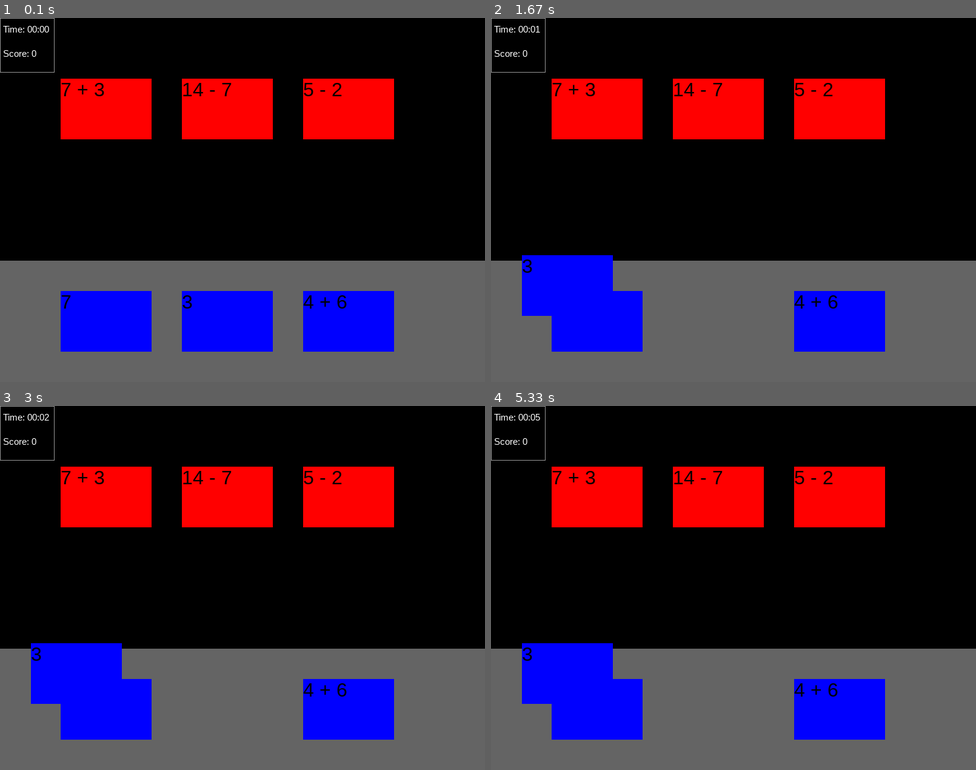
Above: before the commit, frames 1-4 (two rows, left to right).
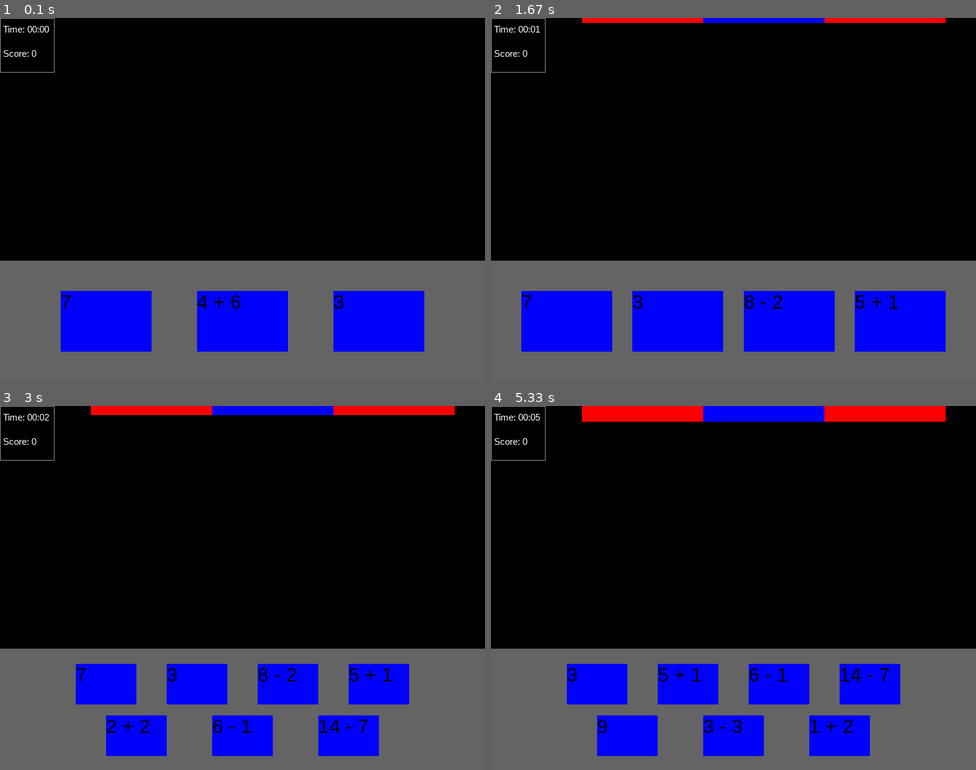
Above: after the commit, the same moments.

Repository: alexmeier2828/SoftwareEngineering
Game: pygame game, started from Prototype/main.py
Same seed, same stepped clock (60 frames per second), same inputs: the game is played once before the commit and once after it.
Inputs (mouse positions are in pixels of both pictures, inside the frame that each line leads up to):
- Up to frame 1 (0.1 s): no input
- Up to frame 2 (1.67 s): press the mouse at (733, 320) at 0.37 s; move the mouse to (655, 301) at 0.47 s; release the mouse at (583, 287) at 0.6 s; tap L at 0.67 s; tap A at 1, 1.33 s
- Up to frame 3 (3 s): tap A every 0.33 s from 1.67 to 2.67 s
- Up to frame 4 (5.33 s): tap L at 3.5 s; hold L 3.83-4.3 s; tap A at 4.33, 5.17 s; hold L 4.67-5.13 s

The runs differ from the first frame. In frame 1, 13% of the frame differs, in the area x 12-88%, y 16-92%; in frame 2, 21%; in frame 3, 22%; in frame 4, 24%, in the area x 6-94%, y 0-97%.

Commit message:
ok it mostly works?

Diff:
--- /dev/null
+++ b/Prototype/hand.py
@@ -0,0 +1,62 @@
+import pygame
+import copy
+
+one = [pygame.Rect(300, 450, 150, 100)]
+
+two = [pygame.Rect(200, 450, 150, 100), pygame.Rect(450, 450, 150, 100)]
+
+three = [pygame.Rect(100, 450, 150, 100), pygame.Rect(325, 450, 150, 100), pygame.Rect(550, 450, 150, 100)]
+
+four = [pygame.Rect(50, 450, 150, 100), pygame.Rect(233, 450, 150, 100), pygame.Rect(417, 450, 150, 100), pygame.Rect(600, 450, 150, 100)]
+
+five = [pygame.Rect(175, 425, 100, 67), pygame.Rect(350, 425, 100, 67), pygame.Rect(525, 425, 100, 67), pygame.Rect(250, 510, 100, 67), pygame.Rect(450, 510, 100, 67)]
+
+six = [pygame.Rect(175, 425, 100, 67), pygame.Rect(350, 425, 100, 67), pygame.Rect(525, 425, 100, 67), pygame.Rect(175, 510, 100, 67), pygame.Rect(350, 510, 100, 67), pygame.Rect(525, 510, 100, 67)]
+
+seven = [pygame.Rect(125, 425, 100, 67), pygame.Rect(275, 425, 100, 67), pygame.Rect(425, 425, 100, 67), pygame.Rect(575, 425, 100, 67), pygame.Rect(175, 510, 100, 67), pygame.Rect(350, 510, 100, 67), pygame.Rect(525, 510, 100, 67)]
+
+class Hand:
+    def __init__(self):
+        self.pieces = []
+        self.extras = []
+        self.overflow = False
+
+    def add(self, rect):
+        if len(self.pieces) < 7:
+            self.pieces.append(rect)
+        else:
+            self.extras.append(rect)
+        self.realign()
+
+    def remove(self, n):
+        self.pieces.pop(n)
+        if len(self.pieces) < 7 and len(self.extras) > 0:
+            self.pieces.append(self.extras.pop(0))
+        self.realign()
+
+    def realign(self):
+        rectangles = []
+        if len(self.pieces) == 1:
+            self.overflow = False
+            rectangles = one
+        elif len(self.pieces) == 2:
+            self.overflow = False
+            rectangles = two
+        elif len(self.pieces) == 3:
+            self.overflow = False
+            rectangles = three
+        elif len(self.pieces) == 4:
+            self.overflow = False
+            rectangles = four
+        elif len(self.pieces) == 5:
+            self.overflow = False
+            rectangles = five
+        elif len(self.pieces) == 6:
+            self.overflow = False
+            rectangles = six
+        elif len(self.pieces) >= 7:
+            rectangles = seven
+            self.overflow = True
+
+        for i in range(0, len(rectangles)):
+            self.pieces[i].rect = copy.deepcopy(rectangles[i])
--- a/Prototype/main.py
+++ b/Prototype/main.py
@@ -2,10 +2,13 @@
 
 import pygame
 import time
+from playfield import PlayField
+from hand import Hand
 from rectangle import EquationRect, new_easy_rectangle_pair
 from menu import Menu
 from style import Colors
 from util import shuffle
+from random import randint
 from scoreKeeper import ScoreKeeper
 
 BLACK = (  0,   0,   0)
@@ -28,6 +31,8 @@
 startTime = time.time() #start timer
 elapsedTime = time.time() - startTime
 
+game_finished = False;
+
 def drawScoreAndTime():
     global elapsedTime #this is not ideal but it works until we have a class to put everything in.
     score_rect = pygame.Rect(0, 0, 90, 90)
@@ -42,94 +47,100 @@
     screen.blit(font.render("Time: " + timeString, True, Colors.WHITE), (score_rect.x + 5, score_rect.y + 10))
     screen.blit(font.render("Score: " +str(scoreKeeper.score), True, Colors.WHITE), (score_rect.x + 5, score_rect.y + 50))
 
-buckets = [pygame.Rect(100, 100, 150, 100), pygame.Rect(300, 100, 150, 100), pygame.Rect(500, 100, 150, 100)]
-answers = [pygame.Rect(100, 450, 150, 100), pygame.Rect(300, 450, 150, 100), pygame.Rect(500, 450, 150, 100)]
-shuffle(buckets)
-shuffle(answers)
+def run():
+    selected = None
 
-print(buckets)
+    playfield = PlayField()
+    hand = Hand()
 
-rects = []
 
-for i in range(0, len(buckets)):
-    new_pair = new_easy_rectangle_pair(buckets[i], answers[i])
-    rects.append(new_pair[0])
-    rects.append(new_pair[1])
+    clock = pygame.time.Clock()
+    is_running = True
+    show_menu = False
 
-selected = None
 
-clock = pygame.time.Clock()
-is_running = True
-show_menu = False
-game_finished = False;
-
-while is_running:
-
-    #event handling
-    for event in pygame.event.get():
-        if event.type == pygame.QUIT:
-            is_running = False
-
-        elif event.type == pygame.KEYDOWN:
-            if event.key == pygame.K_ESCAPE:
+    while is_running:
+        playfield.advance(hand)
+        #event handling
+        for event in pygame.event.get():
+            if event.type == pygame.QUIT:
                 is_running = False
 
-        elif event.type == pygame.MOUSEBUTTONDOWN:
-            if event.button == 1:
+            elif event.type == pygame.KEYDOWN:
+                if event.key == pygame.K_ESCAPE:
+                    is_running = False
+                if event.key == pygame.K_a:
+                    a,b = new_easy_rectangle_pair(pygame.Rect(100, 100, 100, 100), pygame.Rect(100, 100, 100, 100))
+                    hand.add(b)
+                if event.key == pygame.K_l:
+                    to_remove = randint(0, len(hand.pieces) - 1)
+                    hand.remove(to_remove)
 
-                #catch event for dificulty selection
-                if show_menu and Menu.easy.rect.collidepoint(event.pos):
-                    show_menu = False
-                if show_menu and Menu.hard.rect.collidepoint(event.pos):
-                    show_menu = False
+            elif event.type == pygame.MOUSEBUTTONDOWN:
+                if event.button == 1:
 
-                for i, r in enumerate(rects):
-                    grabbable = r.grabbable
-                    r = r.rect
-                    if r.collidepoint(event.pos) and grabbable and not show_menu:
-                        selected = i
-                        selected_offset_x = r.x - event.pos[0]
-                        selected_offset_y = r.y - event.pos[1]
+                    #catch event for dificulty selection
+                    if show_menu and Menu.easy.rect.collidepoint(event.pos):
+                        show_menu = False
+                    if show_menu and Menu.hard.rect.collidepoint(event.pos):
+                        show_menu = False
 
-        elif event.type == pygame.MOUSEBUTTONUP:
-            if event.button == 1:
-                if selected is not None:
-                    for r in rects:
-                        if r.rect.colliderect(rects[selected].rect) and r is not rects[selected] and rects[selected].value == r.value:
-                            del rects[selected]
-                            rects.remove(r)
-                            scoreKeeper.increment(10) #increment score by 10
-                            break
-                        else:
-                            scoreKeeper.endCombo()
-                    selected = None
+                    for i, r in enumerate(hand.pieces):
+                        grabbable = r.grabbable
+                        r = r.rect
+                        if r.collidepoint(event.pos) and grabbable and not show_menu:
+                            selected = i
+                            selected_offset_x = r.x - event.pos[0]
+                            selected_offset_y = r.y - event.pos[1]
 
-        elif event.type == pygame.MOUSEMOTION:
-            if selected is not None: # selected can be `0` so `is not None` is required
-                # move object
-                rects[selected].rect.x = event.pos[0] + selected_offset_x
-                rects[selected].rect.y = event.pos[1] + selected_offset_y
+            elif event.type == pygame.MOUSEBUTTONUP:
+                if event.button == 1:
+                    if selected is not None:
+                        buckets = playfield.buckets()
+                        print("buckets:", buckets)
+                        for i in range(0, len(buckets)):
+                            print("checking ", i)
+                            if buckets[i].rect.colliderect(hand.pieces[selected].rect) and buckets[i].value == hand.pieces[selected].value:
+                                print("MATCH!!!! i = ", i)
+                                playfield.remove(i)
+                                hand.remove(selected)
+                                scoreKeeper.increment(10) #increment score by 10
+                            else:
+                                scoreKeeper.endCombo()
+                        selected = None
+                        hand.realign()
 
-    #keep track of game state here
-    if len(rects) == 0:
-        game_finished = True
+            elif event.type == pygame.MOUSEMOTION:
+                if selected is not None: # selected can be `0` so `is not None` is required
+                    # move object
+                    hand.pieces[selected].rect.x = event.pos[0] + selected_offset_x
+                    hand.pieces[selected].rect.y = event.pos[1] + selected_offset_y
 
-    #draw graphics
-    screen.fill(BLACK)
-    hand = pygame.Rect(0, 400, 800, 200)
-    pygame.draw.rect(screen, (100, 100, 100), hand)
+        #keep track of game state here
+        # if len(rects) == 0:
+        #    game_finished = True
 
-    drawScoreAndTime()
-    if game_finished:
-        font = pygame.font.SysFont('Arial', 40)
-        screen.blit(font.render("You Win!", True, Colors.WHITE), (300, 150))
-    else:
-        for r in rects:
-            r.draw_on(screen)
-        if show_menu:
-            Menu.draw(screen)
-    pygame.display.update()
+        #draw graphics
+        screen.fill(BLACK)
+        hand_area = pygame.Rect(0, 400, 800, 200)
+        pygame.draw.rect(screen, (100, 100, 100), hand_area)
 
-    clock.tick(25)
+        drawScoreAndTime()
+        if game_finished:
+            font = pygame.font.SysFont('Arial', 40)
+            screen.blit(font.render("You Win!", True, Colors.WHITE), (300, 150))
+        else:
+            for r in playfield.buckets():
+                r.draw_on(screen)
+            for r in hand.pieces:
+                r.draw_on(screen)
+            if show_menu:
+                Menu.draw(screen)
+        pygame.display.update()
 
-pygame.quit()
+        clock.tick(25)
+
+    pygame.quit()
+
+if __name__ == '__main__':
+    run()
--- a/Prototype/playfield.py
+++ b/Prototype/playfield.py
@@ -2,6 +2,7 @@
 from rectangle import new_easy_rectangle_pair
 from random import randint
 
+HAND_REC = pygame.Rect(100, 100, 100, 100)
 COL_WIDTH = 200
 COL_1_X = 150
 COL_2_X = 350
@@ -10,6 +11,8 @@
 
 class PlayField:
     def __init__(self):
+        self.progress = 0
+        self.speed = .25
         self.c1 = []
         self.c2 = []
         self.c3 = []
@@ -17,16 +20,16 @@
     def remove(self, n):
         removed = None
 
-        if n > len(self.c1):
+        if n >= len(self.c1):
             n -= len(self.c1)
         else:
             removed = self.c1.pop(n)
             delta_y = removed.rect.height
             for i in range(n, len(self.c1)):
-                self.c1[i].y -= delta_y
+                self.c1[i].rect.y -= delta_y
             return 0
 
-        if n > len(self.c2):
+        if n >= len(self.c2):
             n -= len(self.c2)
         else:
             removed = self.c2.pop(n)
@@ -42,30 +45,46 @@
         return 0
 
     def buckets(self):
-        l = []
-        l.append(self.c1)
-        l.append(self.c2)
-        l.append(self.c3)
-        return l
+        return self.c1 + self.c2 + self.c3
 
     def advance(self, hand):
-        for b in self.c1:
-            b.rect.y += 1
-        for b in self.c2:
-            b.rect.y += 1
-        for b in self.c3:
-            b.rect.y += 1
-        if self.c1[0].rect.y > 0:
-            h = randint(25, 100)
-            b, p = new_easy_rectangle_pair(pygame.Rect(COL_1_X, self.c1[0].rect.y - h, COL_WIDTH, h), )
+        self.progress += self.speed
+        if self.progress > 1:
+            self.progress = 0
+            for b in self.c1:
+                b.rect.y += 1
+            for b in self.c2:
+                b.rect.y += 1
+            for b in self.c3:
+                b.rect.y += 1
 
-
-class Hand:
-    def __init__(self):
-        self.pieces = []
-
-    def add(self, rect):
-        self.pieces.append(rect)
-
-    def advance(self):
-        pass
+        if len(self.c1) < 1:
+            h = 100
+            b, p = new_easy_rectangle_pair(pygame.Rect(COL_1_X, -h, COL_WIDTH, h), HAND_REC)
+            self.c1.append(b)
+            hand.add(p)
+        if self.c1[0].rect.y > 0.0:
+            h = 100
+            b, p = new_easy_rectangle_pair(pygame.Rect(COL_1_X, self.c1[0].rect.y - h, COL_WIDTH, h), HAND_REC)
+            self.c1.insert(0, b)
+            hand.add(p)
+        if len(self.c2) < 1:
+            h = 100
+            b, p = new_easy_rectangle_pair(pygame.Rect(COL_2_X, -h, COL_WIDTH, h), HAND_REC)
+            self.c2.append(b)
+            hand.add(p)
+        if self.c2[0].rect.y > 0.0:
+            h = 100
+            b, p = new_easy_rectangle_pair(pygame.Rect(COL_2_X, self.c2[0].rect.y - h, COL_WIDTH, h), HAND_REC)
+            self.c2.insert(0, b)
+            hand.add(p)
+        if len(self.c3) < 1:
+            h = 100
+            b, p = new_easy_rectangle_pair(pygame.Rect(COL_3_X, -h, COL_WIDTH, h), HAND_REC)
+            self.c3.append(b)
+            hand.add(p)
+        if self.c3[0].rect.y > 0.0:
+            h = 100
+            b, p = new_easy_rectangle_pair(pygame.Rect(COL_3_X, self.c3[0].rect.y - h, COL_WIDTH, h), HAND_REC)
+            self.c3.insert(0, b)
+            hand.add(p)
--- a/Prototype/rectangle.py
+++ b/Prototype/rectangle.py
@@ -43,6 +43,7 @@
 
 def new_easy_rectangle_pair(r1, r2):
     val = randint(0, 10)
-    bucket = EquationRect(r1, RED, easy_equations[val][randint(0, len(easy_equations[val]) - 1)], val, False)
+    color = randint(0, 2)
+    bucket = EquationRect(r1, colors[color], easy_equations[val][randint(0, len(easy_equations[val]) - 1)], val, False)
     rect = EquationRect(r2, BLUE, easy_equations[val][randint(0, len(easy_equations[val]) - 1)], val, True)
     return (bucket, rect)
